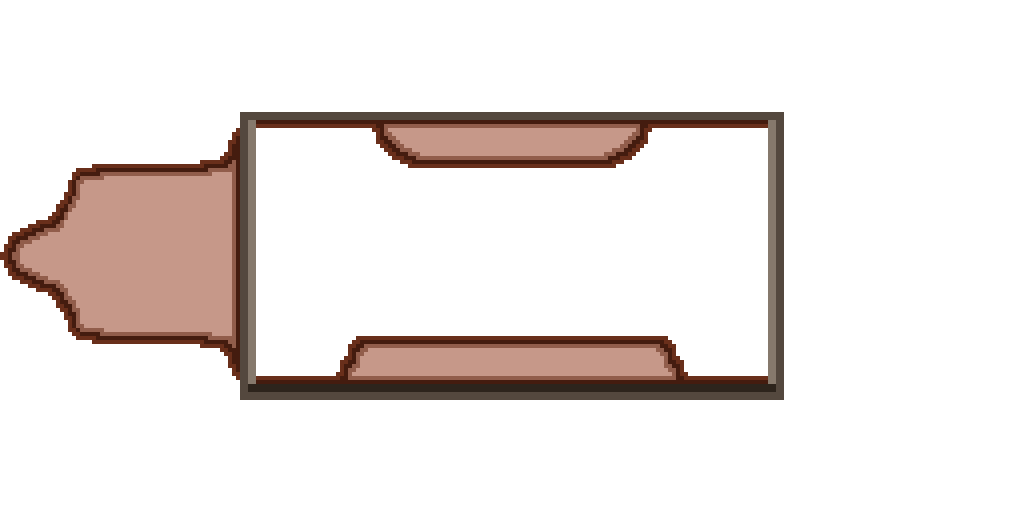
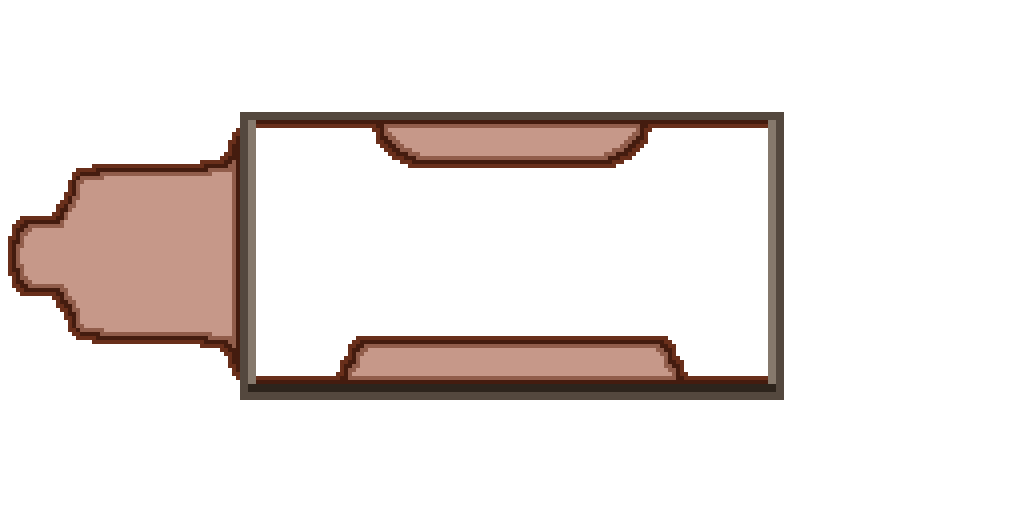
The second 1024 x 512 image is a revision of the first. Changes to its layers:
painted on "Layer 4" over [0, 216, 60, 296]
